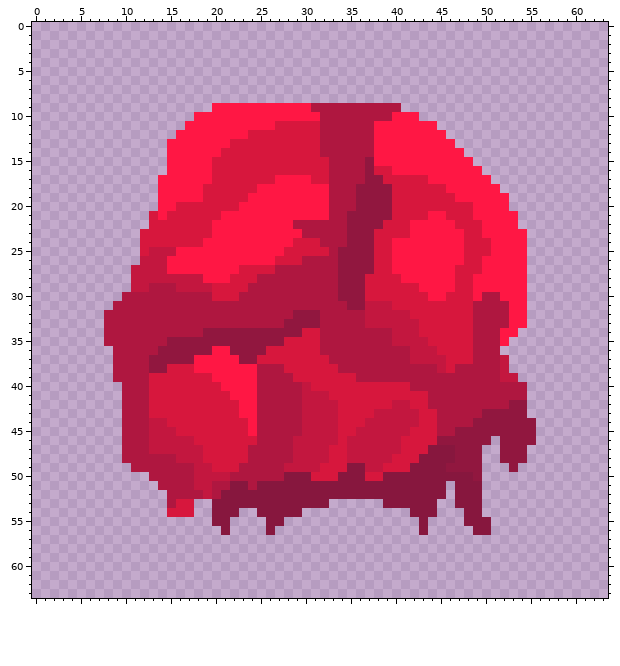
Pixel-art sprite, stored at sprites/units/flying unit/fleshball.png. Above: the version before the commit.
The file is 64x64 pixels.
Now the later version:
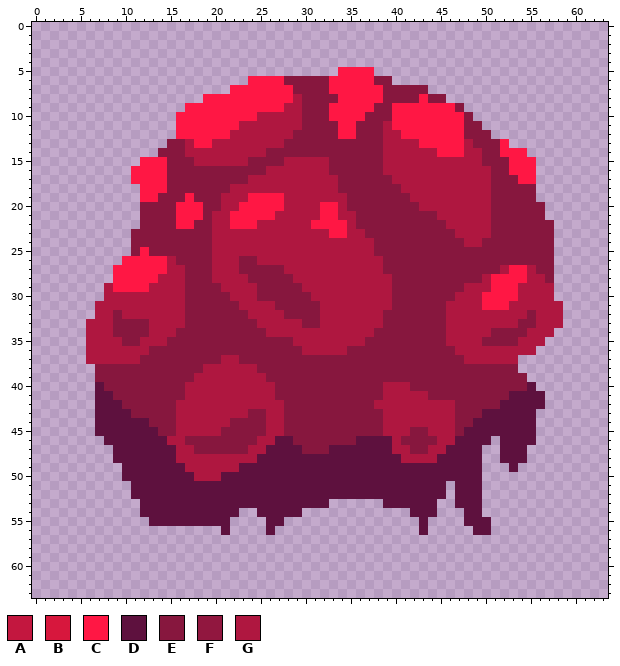
Palette (. is transparent): A #c3173f  B #d7173d  C #ff1744  D #5e113e  E #87173e  F #91173f  G #af1740
The exact change:
Changed rows in their new state; - is an unchanged pixel.
first column x 6:
 5 ----------------------------CCCC---------------------
 6 ------------------CCCCEEEEECCCCCEE-------------------
 7 ----------------CCCCCCCEEEECCCCCCEEEEE---------------
 8 -------------CCCCCCCCCCGEEEECCCCCEEEECEE-------------
 9 -----------CCC--------GGEEECCCCCEECCCCCCCE-----------
10 ----------CC-------GGGGGEEECCCCEEE---CCCCCE----------
11 ----------C------GGGGGGGEEEECCEEEG-----CCCEE---------
12 ----------------GGGGGGGEEEEECCEEEGG-----CCEEE--------
13 ---------EEG--GGGGGGGGEEEEEEEEEEEGGGG----CGEEEC------
14 --------EEEGGGGGGGGGEEEEEEEEEEEEEGGGGGG---GGEECCC----
15 ------CCCEEEGGGGGGEEEEGGGGGEEEEEEGGGGGGGGGGGEEECCC---
16 -----CCCCEEEEEEEEEEEGGGGGGGEEEEEEGGGGGGGGGGGGEECCC---
17 -----CCC-EEEEEEEEEGGGGGGGGG-EEEEEEGGGGGGGGGGGEEECC---
18 ------CC-EEEEEEEGGGGGGGGGGG-EEEEEEEGGGGGGGGGGEEEEE---
19 ------CCEEE-EEEGGG----GGGGG--EEEEEEEGGGGGGGGGEEEEE---
20 ------EEEECCCEEGG-----GGGG-C-EEEEEEEEGGGGGGGGEEEEEE--
21 ------EEEECCCEGG-----GGGGG-C-GEEEEEEEEEGGGGGGEEEEEE--
22 ------EEEECCEEGG---GGGG--CCCCGEEEEEEEEEEGGGGGEEEEEEE-
23 -----EEEEEEEEEGGGGGGGGGG---CCGGEEEEEEEEEEGGGGEEEEEEE-
24 -----EEEEEEEEEGGGGGGGGGGGG---GGGEEEEEEEEEEGGEEEEEEEE-
25 -----ECEEEEEEEGGGGGGGGGGGGG-GGGGEEEEEEEEEEEEEEEEEEEE-
26 ----CCCCCGEEEEGGGEEGGGGG----GGGGGEEEEEEEEEEEEEEEEEEE-
27 ---CCCCCCGGEEEGGGEEEEE------GGGGGEEEEEEEEEEEEEG--GEE-
28 ---CCCCCGGGEEEGGGGEEEEE-----GGGGGGEEEEEEEEEEG----GGE-
29 --GCCCC---GEEEEGGG-EEEEE----GGGGGGEEEEEEEEGGG---GGGG-
30 --GG-------EEEEEG--EEEEEE---GGGGGGEEEEEEEGGGCC--GGGG-
31 -GG--------EEEEEE----EEEEE---GGGGGEEEEEEGGG-CCCGGGGGG
32 -G-E-------EEEEEEE----EEEE-----GGEEEEEEEGGG----GGEGGG
33 GG-EEEE----EEEEEEEE---GGEE-----GGEEEEEEEGGG----GEEGGG
34 GG-EEEE---EEEEEEEEEEGGGGGG------EEEEEEEEGGG--EEEEGGG-
35 GG--EE---EEEEEEEEEEEEEEGGG-----EEEEEEEEEGGG-EEEEGGG--
36 GGG----EEEEEEEEEEEEEEEEEGG---EEEEEEEEEEEEGG---GGGG---
37 GGG---EEEEEEEEEGGEEEEEEEEEEEEEEEEEEEEEEEEEG---GG-----
38 -EEEEEEEEEEEEGGGGGGEEEEEEEEEEEEEEEEEEEEEEEEEEEEE-----
39 -EEEEEEEEEEEGGGGGGG-EEEEEEEEEEEEEEEEEEEEEEEEEEEEE----
40 -DEEEEEEEEEGGGGGGGG--EEEEEEEEEEEEGGGEEEEEEEEEEEEED---
41 -DDEEEEEEEEGGGGGGGG--EEEEEEEEEEEEGGGGGEEEEEEEEEDDDD--
42 -DDDEEEEEEGGGGGGGGG---EEEEEEEEEEGGGGGG---EEEEEDDDDD--
43 -DDDDEEEEEGGGGGGGGEE--EEEEEEEEEEEGGGGGG--EEEDDDDDD---
44 -DDDDDDEEEGGGGGGEEEE--EEEEEEEEEEEGGGGGG--EEDDDDDDD---
45 -DDDDDDDEEGGGGGEEEEE--EEEEEEEEEEEGGGEEG--EDDDDDDDD---
46 --DDDDDDDGGEEEEEEEE--DDEEEEEEEDDDDGEEEEGGDDDD-DDDD---
47 ---DDDDDDDGGEEEEEE--DDDDEEEDDDDDDDGGEEGGDDDD--DDD----
48 ---DDDDDDDGGGGGGGG-DDDDDDDDDDDDDDDDGGGGDDDDD--DDD----
49 ----DDDDDDD-GGGGGDDDDDDDDDDDDDDDDDDDDDDDDDDD---D-----
50 ----DDDDDDDDGGGDDDDDDDDDDDDDDDDDDDDDDDDDDDDD---------
51 -----DDDDDDDDDDDDDDDDDDDDDDDDDDDDDDDDDDD-DDD---------
52 -----DDDDDDDDDDDDDDDDDDDDDDDDDDDDDDDDDDD-DDD---------
53 ------DDDDDDDDDDDDDDDDDDDDD------DDDDDD--DDD---------
54 ------DDDDDDDDDDD--DDDDD------------DDD---DD---------
55 -------DDDDDDDDD----DD---------------D----DDD--------
56 ---------------D----D----------------D-----DD--------
Pixel boxes of the changes (left, top, right, bottom) in both pictures:
changed: (86, 67, 563, 535)
